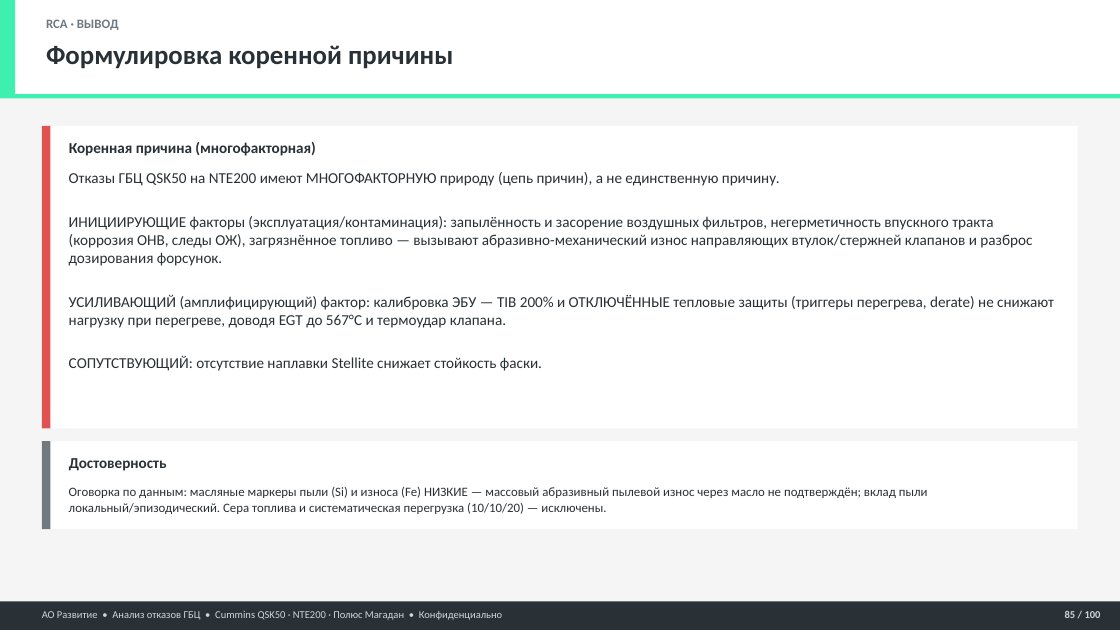
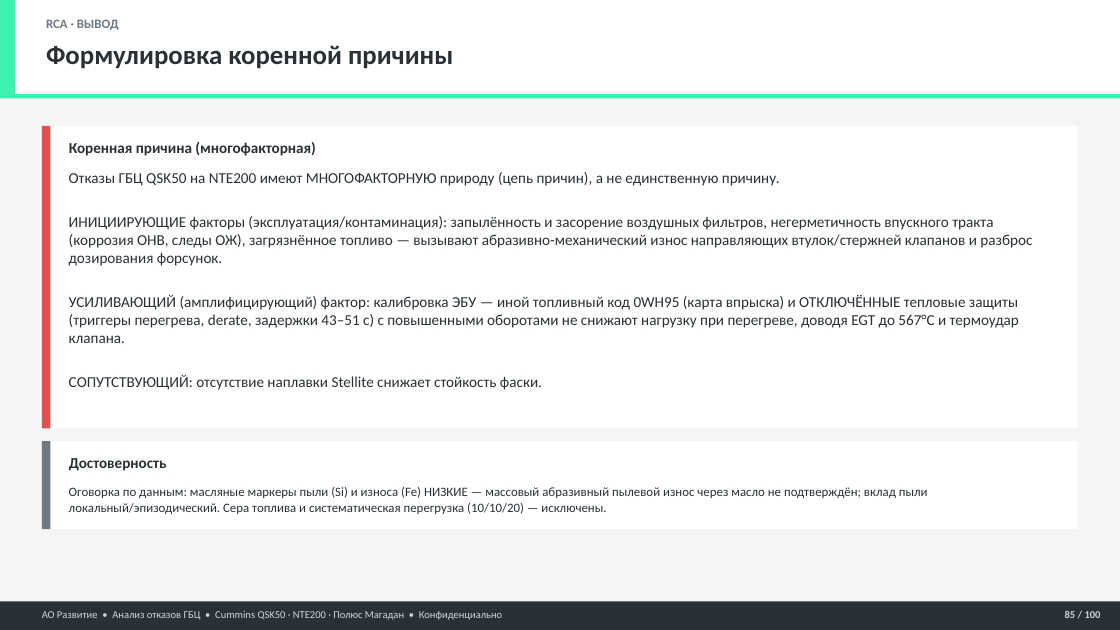
Before and after one commit to victorekuznetsov/NTE200, a slide deck: slide 85 of 05 Отчёты/Презентации/Анализ_ГБЦ_QSK50_NTE200_БОЛЬШОЙ.pptx. Drawn at 1120x630 pixels with LibreOffice and Linux fonts; fonts in the diff are those of the drawing. Boxes give left, top, right and bottom in pixels: in the first picture for what was removed or moved away, otherwise in the second. Text is boxed around its words. In the diff, an @@ line names an element or a change of style, - is before the commit and + after.

```diff
--- a/05 Отчёты/Презентации/Анализ_ГБЦ_QSK50_NTE200_БОЛЬШОЙ.pptx
+++ b/05 Отчёты/Презентации/Анализ_ГБЦ_QSK50_NTE200_БОЛЬШОЙ.pptx
@@ text at box(69, 294, 1019, 343): text changed @@
-УСИЛИВАЮЩИЙ (амплифицирующий) фактор: калибровка ЭБУ — TIB 200% и ОТКЛЮЧЁННЫЕ тепловые защиты (триггеры перегрева, derate) не снижают нагрузку при перегреве, доводя EGT до 567°C и термоудар клапана.
+УСИЛИВАЮЩИЙ (амплифицирующий) фактор: калибровка ЭБУ — иной топливный код 0WH95 (карта впрыска) и ОТКЛЮЧЁННЫЕ тепловые защиты (триггеры перегрева, derate, задержки 43–51 с) с повышенными оборотами не снижают нагрузку при перегреве, доводя EGT до 567°C и термоудар клапана.
```
Also in this commit, not shown: 15 other slides changed, 12 other files.
